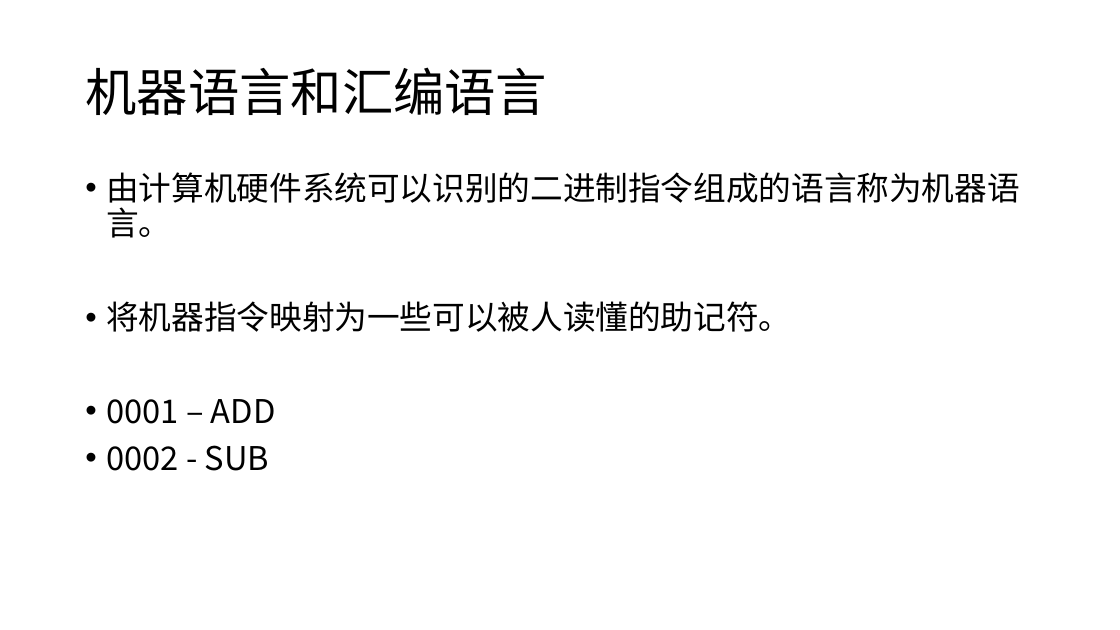
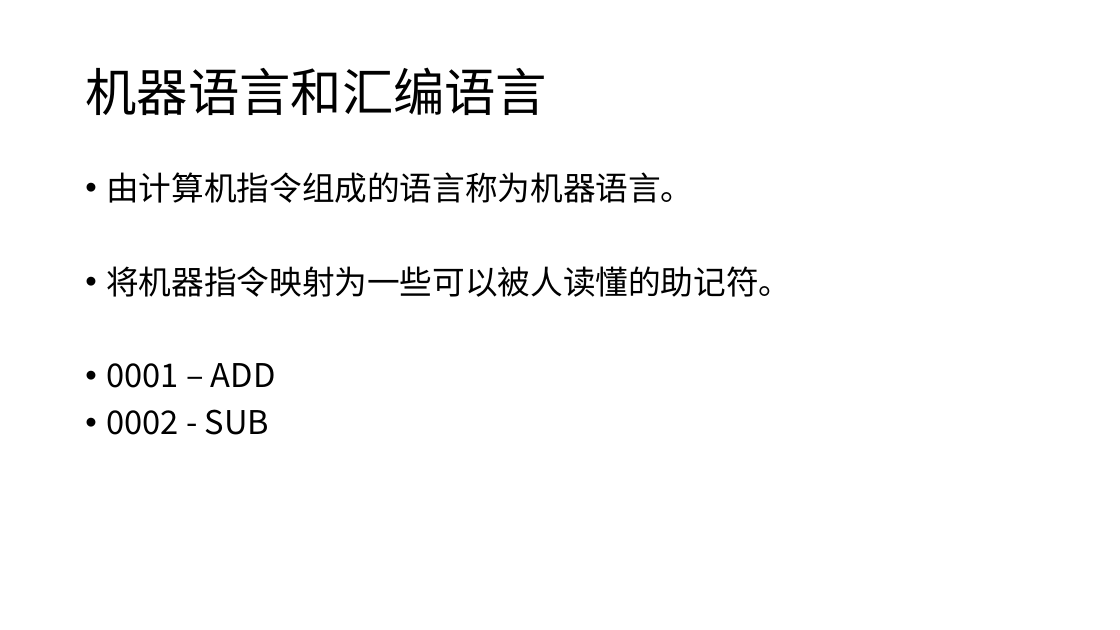
Before and after one commit to cloudspurs/klz, a slide deck: slide 6 of programming/pre_school.pptx (slide 5 before the commit). Drawn at 1120x630 pixels with LibreOffice and Linux fonts; fonts in the diff are those of the drawing. Boxes give left, top, right and bottom in pixels: in the first picture for what was removed or moved away, otherwise in the second. Text is boxed around its words. In the diff, an @@ line names an element or a change of style, - is before the commit and + after.

```diff
--- a/programming/pre_school.pptx
+++ b/programming/pre_school.pptx
@@ text at box(106, 172, 693, 203): text changed @@
-• 由计算机硬件系统可以识别的二进制指令组成的语言称为机器语言。
+• 由计算机指令组成的语言称为机器语言。
```
Also in this commit, not shown: 2 other slides changed, 1 slide added, 1 other file.
